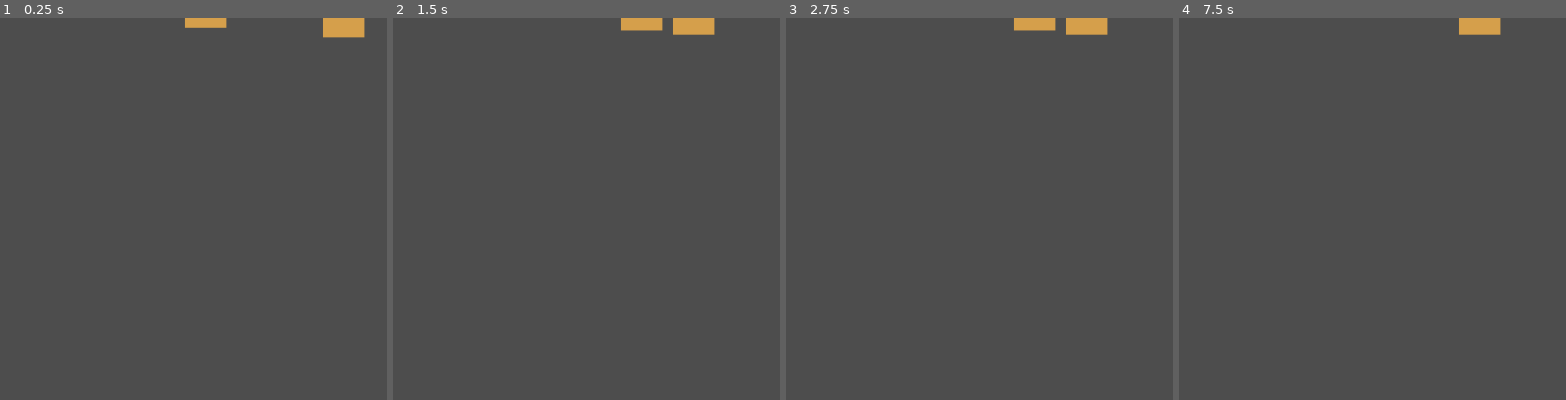
Above: before the commit, frames 1-4 (left to right).
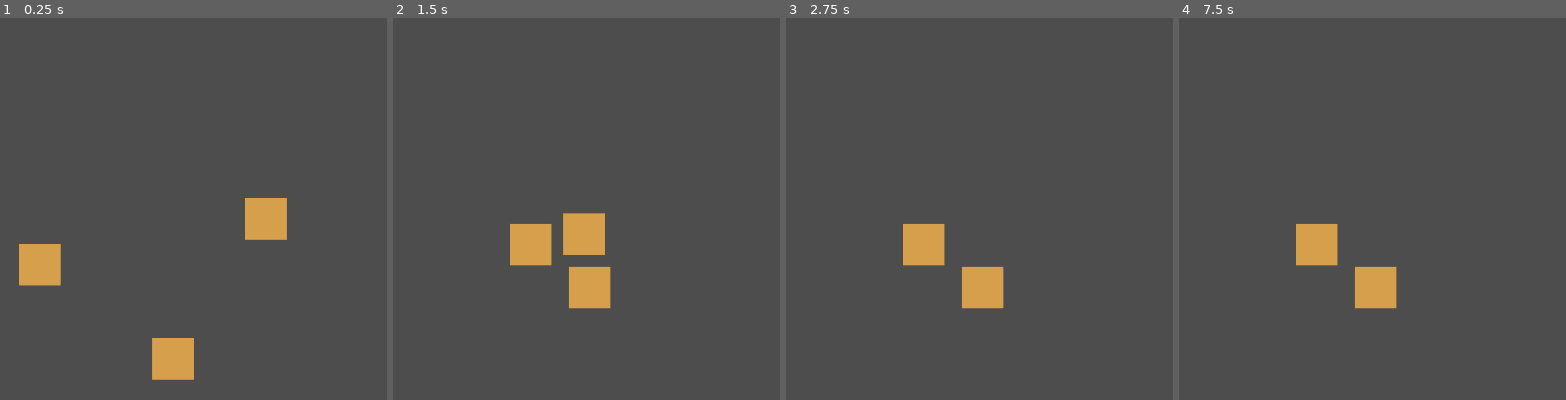
Above: after the commit, the same moments.

Repository: znichola/tent-general
Game: Godot game, scene res://game_board/game_board.tscn
The game is run twice, just before and just after one commit, with the same random seed, the same clock (stepped at 60 frames per second) and the same inputs. The project has no main scene, so this scene is started directly.
Inputs:
- Up to frame 1 (0.25 s): no input
- Up to frame 2 (1.5 s): no input
- Up to frame 3 (2.75 s): tap Enter at 2 s
- Up to frame 4 (7.5 s): tap Space at 3.5, 5, 6.5 s; tap Enter at 4.25, 5.75 s

The runs differ from the first frame. In frame 1, 4.4% of the frame differs, in the area x 4-95%, y 0-95%; in frame 2, 4.4%; in frame 3, 3.2%; in frame 4, 2.9%.
Error before the commit: Invalid access to property or key 'position' on a base object of type 'previously freed'. (res://game_board/components/unit_ai_component.gd:40)

Commit message:
maybe fix use after free, and half add multi target

Diff:
--- a/game_board/components/attack_component.gd
+++ b/game_board/components/attack_component.gd
@@ -1,14 +1,14 @@
-extends Node
+extends Area2D
 class_name AttackComponent
 
-signal on_attack(target: Node)
+signal on_attack(target: Unit)
 
 @export var damage: int = 10
-@export var attack_range: float = 50.0
 @export var attack_cooldown: float = 1.0
 
 var can_attack: bool = true
 var cooldown_timer: float = 0.0
+
 
 func _process(delta: float) -> void:
 	if not can_attack:
@@ -16,19 +16,28 @@
 		if cooldown_timer <= 0:
 			can_attack = true
 
-func attack(target: Node) -> bool:
+
+func attack_if_possible(target: Unit) -> bool:
 	if not can_attack:
+		return false
+
+	if not is_target_in_zone(target):
 		return false
 
 	var health_component = target.get_node_or_null("HealthComponent")
 	if health_component and health_component is HealthComponent:
 		health_component.take_damage(damage)
 		on_attack.emit(target)
+
 		can_attack = false
 		cooldown_timer = attack_cooldown
 		return true
 
 	return false
 
-func is_in_range(attacker_pos: Vector2, target_pos: Vector2) -> bool:
-	return attacker_pos.distance_to(target_pos) <= attack_range
+
+func is_target_in_zone(target: Unit) -> bool:
+	var t = target.get_node_or_null("CollisionComponent")
+	if t is Area2D:
+		return t in get_overlapping_areas()
+	return false
--- a/game_board/components/health_component.gd
+++ b/game_board/components/health_component.gd
@@ -4,7 +4,7 @@
 signal on_death
 signal on_health_change(old_value: int, new_value: int)
 
-@export var max_health: int = 100
+@export var max_health: int = 60
 var current_health: int
 
 func _ready() -> void:
--- a/game_board/components/movement_component.gd
+++ b/game_board/components/movement_component.gd
@@ -11,10 +11,10 @@
 		collision_component.on_collision_enter.connect(_on_collision_enter)
 		collision_component.on_collision_exit.connect(_on_collision_exit)
 
-func _on_collision_enter(unit: Unit) -> void:
+func _on_collision_enter(_unit: Unit) -> void:
 	can_move = false
 
-func _on_collision_exit(unit: Unit) -> void:
+func _on_collision_exit(_unit: Unit) -> void:
 	can_move = true
 
 func try_move_to(target_position: Vector2, delta: float, node: Node2D) -> bool:
--- a/game_board/components/unit_ai_component.gd
+++ b/game_board/components/unit_ai_component.gd
@@ -20,11 +20,21 @@
 	if vision_component:
 		print("Connecting vision_updated signal for ", self.get_parent().name)
 		vision_component.on_enter_vision.connect(_on_enter_vision)
+		vision_component.on_exit_vision.connect(_on_exit_vision)
 
 func _on_enter_vision(unit: Unit) -> void:
 	print("Vision updated for ", self.get_parent().name, ": saw unit ", unit.name)
 	current_target = unit
 	state = AIState.MOVING_TO_UNIT
+
+func _on_exit_vision(_unit: Unit) -> void:
+	current_target = vision_component.get_closest_target()
+
+	if current_target:
+		state = AIState.MOVING_TO_UNIT
+	else:
+		state = AIState.IDLE
+
 
 func _process(delta: float) -> void:
 	if state == AIState.IDLE:
@@ -36,10 +46,8 @@
 		# 	var target_position = direction * movement_component.speed * delta
 		# 	movement_component.move_to(target_position, delta, self.get_parent())
 	elif state == AIState.MOVING_TO_UNIT:
-		if movement_component:
+		if movement_component and current_target:
 			movement_component.try_move_to(current_target.position, delta, self.get_parent())
 
-	if current_target:
-		if attack_component:
-			if attack_component.is_in_range(self.get_parent().position, current_target.position):
-				attack_component.attack(current_target)
+	if current_target and attack_component:
+		attack_component.attack_if_possible(current_target)
--- a/game_board/components/vision_component.gd
+++ b/game_board/components/vision_component.gd
@@ -1,9 +1,40 @@
-extends Node2D
+extends Area2D
 class_name VisionComponent
 
 signal on_enter_vision(unit: Unit)
+signal on_exit_vision(unit: Unit)
 
 func _on_area_entered(area: Area2D) -> void:
 	var unit = area.get_parent()
 	if unit.is_in_group("units") and self.get_parent() != unit:
 		on_enter_vision.emit(unit)
+
+func _on_area_exited(area: Area2D) -> void:
+	var unit = area.get_parent()
+	if unit.is_in_group("units") and self.get_parent() != unit:
+		on_exit_vision.emit(unit)
+
+func get_closest_target() -> Unit:
+	var closest: Unit = null
+	var best_dist := INF
+	var my_pos := global_position
+
+	# TODO fix this, it's returning an empty list even though there are things there
+	for area in get_overlapping_areas():
+		var unit := area.get_parent()
+
+		print("Testing UNIT", unit)
+
+		if not unit.is_in_group("units") and self.get_parent() != unit:
+			continue
+
+		if unit is Unit:
+			# Use global becuse nodes might not share a parent
+			var d := my_pos.distance_to(unit.global_position)
+
+			if d < best_dist:
+				best_dist = d
+				closest = unit
+
+	print("NEW closes target", closest)
+	return closest
--- a/game_board/game_board.tscn
+++ b/game_board/game_board.tscn
@@ -5,7 +5,10 @@
 [node name="Node2D" type="Node2D" unique_id=1058872266]
 
 [node name="Archer" parent="." unique_id=186043592 instance=ExtResource("1_qlpbi")]
-position = Vector2(577, -18)
+position = Vector2(344, 338)
 
 [node name="Archer2" parent="." unique_id=637511032 instance=ExtResource("1_qlpbi")]
-position = Vector2(832, 0)
+position = Vector2(707, 267)
+
+[node name="Archer3" parent="." unique_id=871040014 instance=ExtResource("1_qlpbi")]
+position = Vector2(543, 515)
--- a/game_board/units/unit.tscn
+++ b/game_board/units/unit.tscn
@@ -7,6 +7,9 @@
 [ext_resource type="Script" uid="uid://cyrpebhv7txd4" path="res://game_board/components/unit_ai_component.gd" id="5_4js1n"]
 [ext_resource type="Script" uid="uid://bp5hxsuhuvf16" path="res://game_board/components/vision_component.gd" id="6_wsly2"]
 [ext_resource type="Script" uid="uid://c3583watj5c3d" path="res://game_board/components/collision_component.gd" id="7_n6t1d"]
+
+[sub_resource type="RectangleShape2D" id="RectangleShape2D_n6t1d"]
+size = Vector2(116, 118)
 
 [sub_resource type="CircleShape2D" id="CircleShape2D_sxw8s"]
 radius = 291.08417
@@ -24,14 +27,18 @@
 script = ExtResource("3_gab0b")
 speed = 120.0
 
-[node name="AttackComponent" type="Node" parent="." unique_id=66699094]
+[node name="AIComponent" type="Node" parent="." unique_id=1149085199]
+script = ExtResource("5_4js1n")
+
+[node name="AttackComponent" type="Area2D" parent="." unique_id=1790122325]
+collision_layer = 0
 script = ExtResource("4_fvt2d")
 damage = 15
-attack_range = 200.0
 attack_cooldown = 1.2
 
-[node name="AIComponent" type="Node" parent="." unique_id=1149085199]
-script = ExtResource("5_4js1n")
+[node name="CollisionShape2D" type="CollisionShape2D" parent="AttackComponent" unique_id=384630568]
+shape = SubResource("RectangleShape2D_n6t1d")
+debug_color = Color(0.972549, 0, 0.44313726, 0.23529412)
 
 [node name="VisionComponent" type="Area2D" parent="." unique_id=1668338710]
 collision_layer = 0
@@ -39,6 +46,7 @@
 
 [node name="CollisionShape2D" type="CollisionShape2D" parent="VisionComponent" unique_id=730956291]
 shape = SubResource("CircleShape2D_sxw8s")
+debug_color = Color(0.27058825, 0.5019608, 1, 0.18039216)
 
 [node name="CollisionComponent" type="Area2D" parent="." unique_id=326969400]
 script = ExtResource("7_n6t1d")
@@ -51,5 +59,6 @@
 polygon = PackedVector2Array(-30, -30, 30, -30, 30, 30, -30, 30)
 
 [connection signal="area_entered" from="VisionComponent" to="VisionComponent" method="_on_area_entered"]
+[connection signal="area_exited" from="VisionComponent" to="VisionComponent" method="_on_area_exited"]
 [connection signal="area_entered" from="CollisionComponent" to="CollisionComponent" method="_on_area_entered"]
 [connection signal="area_exited" from="CollisionComponent" to="CollisionComponent" method="_on_area_exited"]
